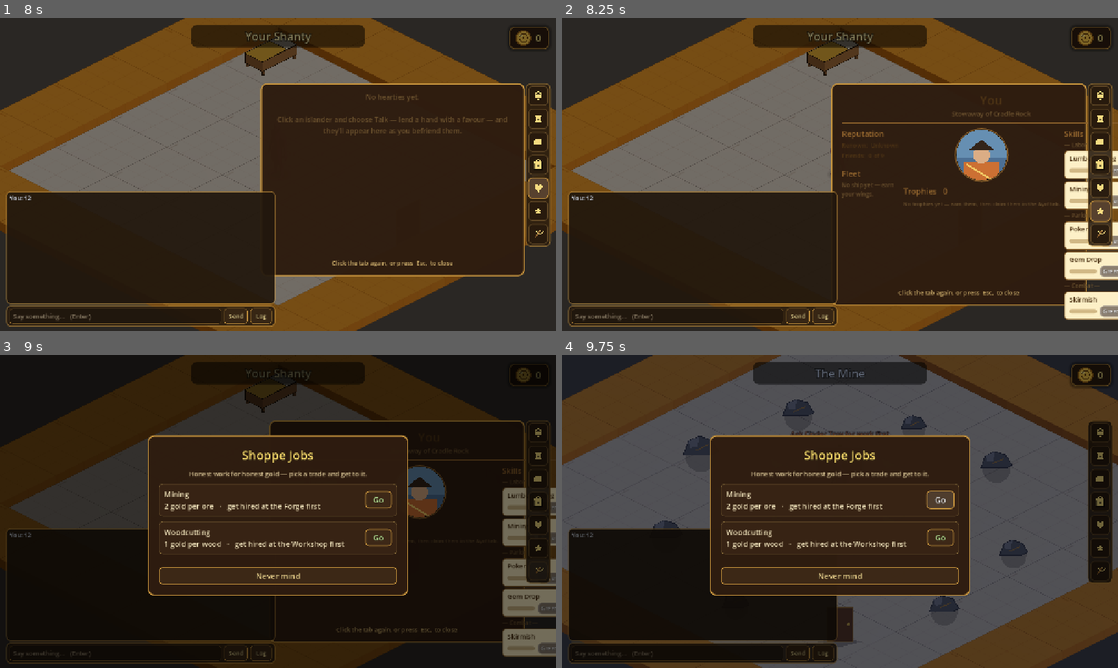
Above: before the commit, frames 1-4 (two rows, left to right).
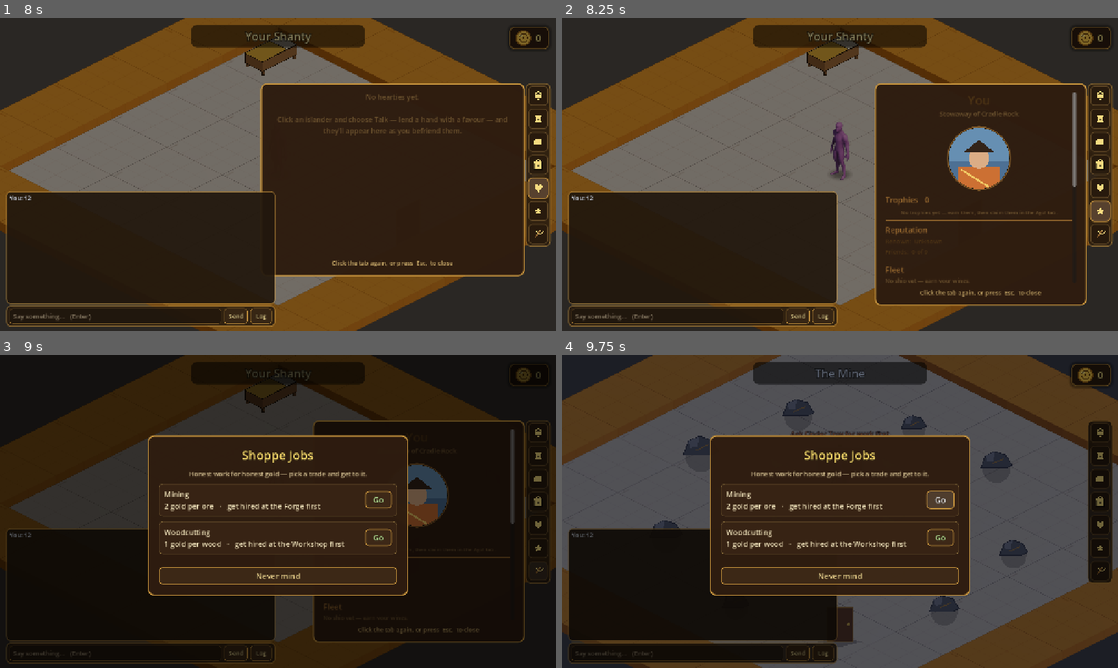
Above: after the commit, the same moments.

Repository: TairoyZone/shivaliva-shanty
Game: Godot game, scene res://main.tscn
The game is run twice, just before and just after one commit, with the same random seed, the same clock (stepped at 60 frames per second) and the same inputs.
Inputs (mouse positions are in pixels of both pictures, inside the frame that each line leads up to):
- Up to frame 1 (8 s): click "New Game" at 0.5 s; click "Let's get to it" at 1.25 s; click (116, 315) at 2.02 s; type "12" at 2.1 s; click "Send" at 2.75 s; click "Log" at 3.5 s; click "0" at 4.25 s; click (539, 118) at 5.02 s; click (539, 143) at 5.77 s; click (539, 165) at 6.52 s; click (539, 187) at 7.27 s
- Up to frame 2 (8.25 s): click (1101, 212) at 8.02 s
- Up to frame 3 (9 s): click (539, 570) at 8.75 s
- Up to frame 4 (9.75 s): click "Go" at 9.5 s

Frame 1 is identical in both runs. In frame 2, 11% of the frame differs, in the area x 48-100%, y 20-97%; in frame 3, 5.6%; in frame 4, nothing differs.

Commit message:
refactor(profile): single-column layout so it can't overflow the panel sideways
Different approach after the 3-column layout kept fighting the panel width: rebuilt Profile as ONE vertical
column (header, avatar + trophies, reputation + fleet, skills) inside a vertical ScrollContainer. Every
section fills the panel width and stacks, so horizontal overflow is structurally impossible — it adapts to
whatever width the panel gives (the same width the other tabs use fine); vertical scroll handles the height.
Dropped the fixed per-column widths. Verified: scan parses clean.

Co-Authored-By: Claude Opus 4.8 (1M context) <noreply@anthropic.com>

Diff:
--- a/interface/profile_panel/profile_panel.gd
+++ b/interface/profile_panel/profile_panel.gd
@@ -43,14 +43,18 @@
 	# none of that can execute against editor state.
 	if Engine.is_editor_hint():
 		return
-	custom_minimum_size = Vector2(540.0, 440.0)
-	# A VBox anchored to FILL this view — the columns are then bounded by the panel width (the old wrapping
-	# ScrollContainer let the columns overflow horizontally, pushing Skills off-screen under the rail). The
-	# profile content is short, so no scroll is needed.
+	custom_minimum_size = Vector2(440.0, 440.0)
+	# SINGLE-COLUMN layout: a vertical ScrollContainer + a full-width VBox. Every section stacks and FILLS the
+	# panel width, so nothing can overflow sideways (the old 3-column HBox kept spilling Skills off the edge);
+	# vertical scroll handles the height.
+	var scroll : ScrollContainer = ScrollContainer.new()
+	scroll.set_anchors_preset(Control.PRESET_FULL_RECT)
+	scroll.horizontal_scroll_mode = ScrollContainer.SCROLL_MODE_DISABLED
+	add_child(scroll)
 	_root = VBoxContainer.new()
-	_root.set_anchors_preset(Control.PRESET_FULL_RECT)
-	_root.add_theme_constant_override("separation", 10)
-	add_child(_root)
+	_root.size_flags_horizontal = Control.SIZE_EXPAND_FILL
+	_root.add_theme_constant_override("separation", 8)
+	scroll.add_child(_root)
 	refresh()
 
 
@@ -61,17 +65,21 @@
 	for child in _root.get_children():
 		child.queue_free()
 	_root.add_child(_make_header())
+	_root.add_child(_rule())
+	# Stacked full-width sections (single column — can't overflow sideways).
+	_root.add_child(_make_center_column())   # avatar + trophies
+	_root.add_child(_rule())
+	_root.add_child(_make_left_column())     # reputation + fleet
+	_root.add_child(_rule())
+	_root.add_child(_make_skills_column())   # skills
+
+
+func _rule() -> Control:
+
 	var rule : ColorRect = ColorRect.new()
 	rule.color = COLOR_FRAME
 	rule.custom_minimum_size = Vector2(0, 2)
-	_root.add_child(rule)
-	var cols : HBoxContainer = HBoxContainer.new()
-	cols.add_theme_constant_override("separation", 10)
-	cols.size_flags_horizontal = Control.SIZE_EXPAND_FILL
-	_root.add_child(cols)
-	cols.add_child(_make_left_column())
-	cols.add_child(_make_center_column())
-	cols.add_child(_make_skills_column())
+	return rule
 
 
 # --- Header (name + rank) --------------------------------------------
@@ -115,7 +123,7 @@
 
 	var col : VBoxContainer = VBoxContainer.new()
 	col.add_theme_constant_override("separation", 4)
-	col.custom_minimum_size = Vector2(132, 0)
+	col.size_flags_horizontal = Control.SIZE_EXPAND_FILL
 
 	col.add_child(_section_label("Reputation"))
 	var cast : Array[NpcPersonality] = NpcRegistry.all()
@@ -167,7 +175,7 @@
 
 	var col : VBoxContainer = VBoxContainer.new()
 	col.add_theme_constant_override("separation", 8)
-	col.custom_minimum_size = Vector2(132, 0)
+	col.size_flags_horizontal = Control.SIZE_EXPAND_FILL
 
 	# Framed avatar.
 	var frame : PanelContainer = PanelContainer.new()
@@ -181,7 +189,7 @@
 	frame.size_flags_horizontal = Control.SIZE_SHRINK_CENTER
 	# A circular avatar via clip_children masking (borrow) — the procedural bust clipped to a circle.
 	var avatar : ProfileAvatar = ProfileAvatar.new()
-	frame.add_child(CircleClip.wrap(avatar, 116.0))
+	frame.add_child(CircleClip.wrap(avatar, 140.0))
 	col.add_child(frame)
 
 	# Trophy COLLECTION — only trophies you've CLAIMED in the Ayo! tab show here (Troy 2026-06-08). An
@@ -256,7 +264,6 @@
 	var col : VBoxContainer = VBoxContainer.new()
 	col.add_theme_constant_override("separation", 4)
 	col.size_flags_horizontal = Control.SIZE_EXPAND_FILL
-	col.custom_minimum_size = Vector2(176, 0)
 	col.add_child(_section_label("Skills"))
 	for group in SKILL_GROUPS:
 		col.add_child(_category_label(String(group["label"])))
